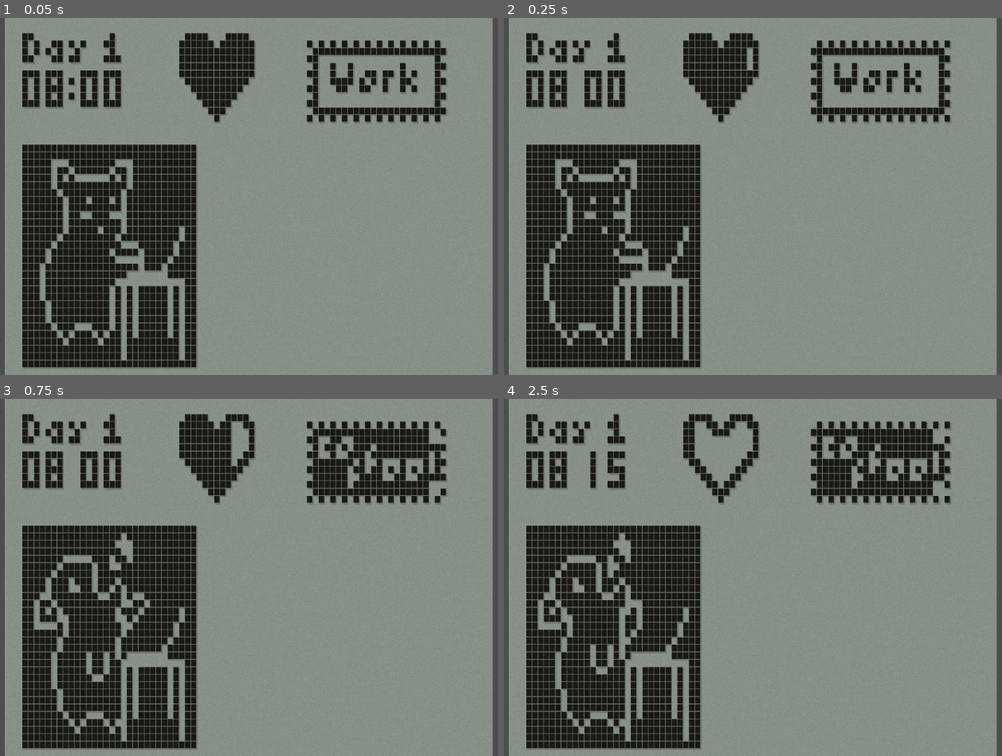
Above: before the commit, frames 1-4 (two rows, left to right).
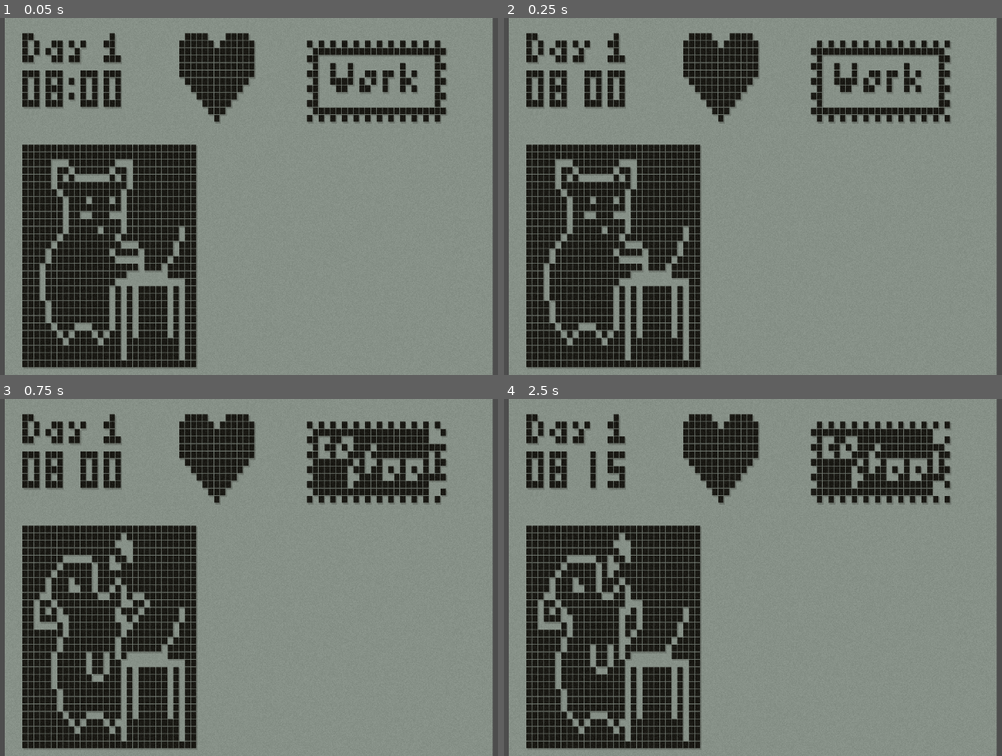
Above: after the commit, the same moments.

Repository: aherrington7452/maruvail_nokia-game-jam-7
Game: Godot game, scene res://scene/main.tscn
Same seed, same stepped clock (60 frames per second), same inputs: the game is played once before the commit and once after it.
Inputs:
- Up to frame 1 (0.05 s): no input
- Up to frame 2 (0.25 s): no input
- Up to frame 3 (0.75 s): hold Up (move_up) from 0.53 s (still down); tap Space (interact) at 0.6 s
- Up to frame 4 (2.5 s): release Up (move_up) at 1.28 s; hold Down (move_down) 1.28-2.03 s; tap Space (interact) at 1.35, 2.1 s; hold Up (move_up) from 2.03 s (still down)

Frame 1 is identical in both runs. In frame 2, less than 0.1% of the frame differs, in the area x 48-50%, y 8-15%; in frame 3, 0.3%; in frame 4, 1.4%, in the area x 38-50%, y 6-25%.

Commit message:
gain health from sleeping

Diff:
--- a/scene/work_station_ui.tscn
+++ b/scene/work_station_ui.tscn
@@ -1028,7 +1028,7 @@
 }],
 "loop": true,
 "name": &"default",
-"speed": 4.0
+"speed": 0.0
 }]
 
 [node name="WorkStationUI" type="Node2D"]
@@ -1098,13 +1098,21 @@
 [node name="CoffeeTimer" type="Timer" parent="."]
 
 [node name="WorkTimer" type="Timer" parent="."]
+wait_time = 4.0
+one_shot = true
+
+[node name="SleepTimer" type="Timer" parent="."]
+wait_time = 2.0
+
+[node name="DrainEnergyTimer" type="Timer" parent="."]
+one_shot = true
+
+[node name="DrainHealthTimer" type="Timer" parent="."]
 wait_time = 5.0
 one_shot = true
 
-[node name="SleepTimer" type="Timer" parent="."]
-wait_time = 2.0
-
-[node name="DrainEnergyTimer" type="Timer" parent="."]
+[node name="GainHealthTimer" type="Timer" parent="."]
+wait_time = 3.0
 one_shot = true
 
 [connection signal="timeout" from="ClockTimer" to="." method="_on_clock_timer_timeout"]
@@ -1112,3 +1120,5 @@
 [connection signal="timeout" from="WorkTimer" to="." method="_on_work_timer_timeout"]
 [connection signal="timeout" from="SleepTimer" to="." method="_on_sleep_timer_timeout"]
 [connection signal="timeout" from="DrainEnergyTimer" to="." method="_on_drain_energy_timer_timeout"]
+[connection signal="timeout" from="DrainHealthTimer" to="." method="_on_drain_health_timer_timeout"]
+[connection signal="timeout" from="GainHealthTimer" to="." method="_on_gain_health_timer_timeout"]
--- a/scripts/scr_work_station.gd
+++ b/scripts/scr_work_station.gd
@@ -17,12 +17,19 @@
 var coffee_bar_min_frames = 0
 var coffee_timer_ongoing = false
 
-# for coffee and sleep timers
+@onready var drain_energy_timer: Timer = $DrainEnergyTimer
 var energy_max_frames = 18 # 19 total
-
-@onready var drain_energy_timer: Timer = $DrainEnergyTimer
 var drain_energy_timer_ongoing : bool = false
 var energy_drain_rate = 1 # must divide evenly into 18
+
+@onready var drain_health_timer: Timer = $DrainHealthTimer
+@onready var gain_health_timer: Timer = $GainHealthTimer
+@onready var health_inner: AnimatedSprite2D = $Health/HealthInner
+var health_max_frames = 11 # 12 total
+var drain_health_timer_ongoing : bool = false
+var health_drain_rate = 1 # must divide evenly into 11, so only 1 is viable
+var gain_health_timer_ongoing : bool = false
+var health_gain_rate = 1 # must divide evenly into 11, so only 1 is viable
 
 @onready var clock: AnimatedSprite2D = $Clock
 
@@ -39,12 +46,36 @@
 
 func _process(_delta) -> void:
 	player_input()
+	gain_health()
+	drain_health()
 	drain_energy()
 	update_bar_progress()
 
 	# animate based on state
+	health_animation()
 	label_animation()
 	cat_animation()
+
+func gain_health():
+	if current_state == State.Sleep:
+		if gain_health_timer_ongoing == false:
+			gain_health_timer_ongoing = true
+			gain_health_timer.start(gain_health_timer.wait_time)
+
+func drain_health():
+	if current_state == State.Work:
+		if drain_health_timer_ongoing == false:
+			drain_health_timer_ongoing = true
+			drain_health_timer.start(drain_health_timer.wait_time)
+	elif current_state == State.Coffee:
+		if drain_health_timer_ongoing == false:
+			drain_health_timer_ongoing = true
+			drain_health_timer.start(drain_health_timer.wait_time)
+
+func health_animation():
+	health_inner.frame = StateValue["Health"]
+	if StateValue["Health"] == health_max_frames:
+		pass #TODO end game by BURNOUT
 
 func drain_energy():
 	if current_state == State.Work:
@@ -80,6 +111,7 @@
 		else:
 			#pause all other bar timers, resume draining energy
 			drain_energy_timer.paused = false
+			gain_health_timer.paused = true
 			coffee_timer.paused = true
 			sleep_timer.paused = true
 			work_timer.paused = false
@@ -89,6 +121,7 @@
 				work_timer.start(work_timer.wait_time)
 	if current_state == State.Coffee:
 		drain_energy_timer.paused = true
+		gain_health_timer.paused = true
 		work_timer.paused = true
 		sleep_timer.paused = true
 		coffee_timer.paused = false
@@ -104,6 +137,7 @@
 		#TODO may want to put something here to auto switch off sleep once energy is full (to work)
 		# letting the player choose to sleep the whole time could be funny though
 		drain_energy_timer.paused = true
+		gain_health_timer.paused = false
 		work_timer.paused = true
 		coffee_timer.paused = true
 		sleep_timer.paused = false
@@ -169,6 +203,21 @@
 
 func _on_drain_energy_timer_timeout() -> void:
 	drain_energy_timer_ongoing = false
-	#DECREASE ENERGY WHILE WORKING
 	if StateValue["Energy"] < energy_max_frames:
 		StateValue["Energy"] += energy_drain_rate
+
+func _on_drain_health_timer_timeout() -> void:
+	drain_health_timer_ongoing = false
+	# The if-block is unnecessary but it leaves open the option to have
+	#work and coffee drain health at different rates
+	if current_state == State.Work:
+		if StateValue["Health"] < health_max_frames:
+			StateValue["Health"] += health_drain_rate
+	elif current_state == State.Coffee:
+		if StateValue["Health"] < health_max_frames:
+			StateValue["Health"] += health_drain_rate + 1
+
+func _on_gain_health_timer_timeout() -> void:
+	gain_health_timer_ongoing = false
+	if StateValue["Health"] < health_max_frames:
+			StateValue["Health"] -= health_drain_rate
